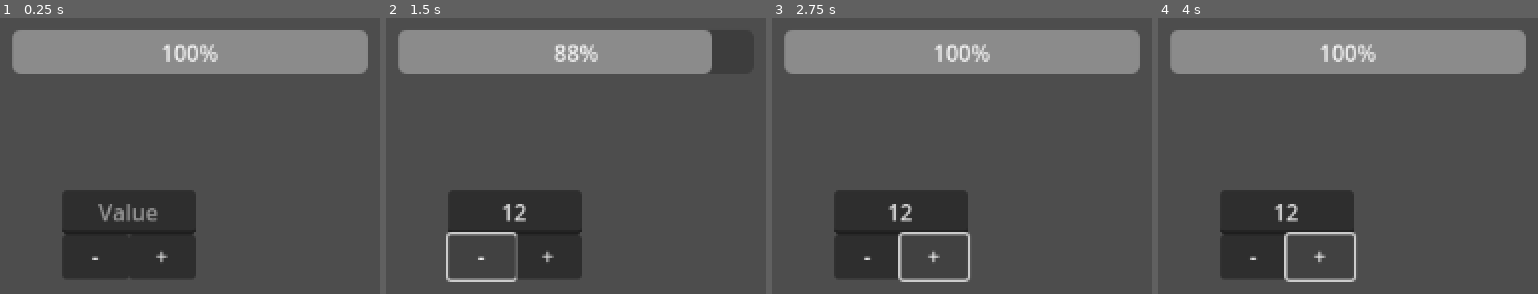
Above: before the commit, frames 1-4 (left to right).
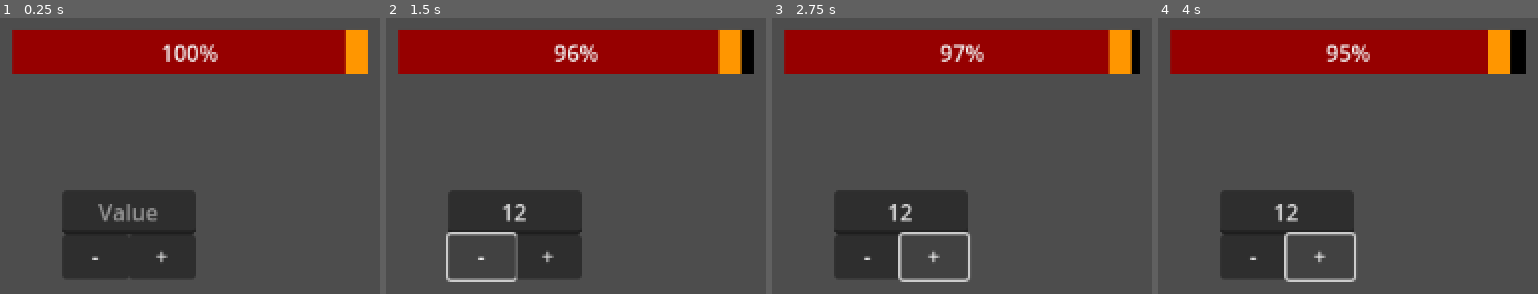
Above: after the commit, the same moments.

Repository: Xanmal877/The-Runic-Isles-MVM-28
Game: Godot game, scene res://scenes/test.tscn
Two runs of this game, one before a commit and one after it. Both use one fixed random seed, a clock stepped at 60 frames per second and the inputs below.
Inputs (mouse positions are in pixels of both pictures, inside the frame that each line leads up to):
- Up to frame 1 (0.25 s): no input
- Up to frame 2 (1.5 s): click (515, 213) at 0.52 s; type "12" at 0.6 s; click "-" at 1.25 s
- Up to frame 3 (2.75 s): click "+" at 2 s
- Up to frame 4 (4 s): click "-" at 2.75 s; click "+" at 3.5 s

The runs differ from the first frame. In frame 1, 15% of the frame differs, in the area x 3-97%, y 4-21%; in frame 2, 15%; in frame 3, 15%; in frame 4, 15%.

Commit message:
tweening issue

Diff:
--- a/scenes/health_bar.tscn
+++ b/scenes/health_bar.tscn
@@ -1,8 +1,44 @@
-[gd_scene load_steps=2 format=3 uid="uid://cu0hqe6xuoenb"]
+[gd_scene load_steps=6 format=3 uid="uid://cu0hqe6xuoenb"]
 
 [ext_resource type="Script" path="res://scripts/health_bar.gd" id="1_768f6"]
 
-[node name="HealthBar" type="ProgressBar"]
+[sub_resource type="StyleBoxFlat" id="StyleBoxFlat_tcja2"]
+bg_color = Color(0, 0, 0, 1)
+corner_detail = 1
+
+[sub_resource type="StyleBoxFlat" id="StyleBoxFlat_an5yj"]
+bg_color = Color(0.588235, 0, 0, 1)
+corner_detail = 1
+
+[sub_resource type="StyleBoxFlat" id="StyleBoxFlat_dkocu"]
+bg_color = Color(0.6, 0.6, 0.6, 0)
+
+[sub_resource type="StyleBoxFlat" id="StyleBoxFlat_j3877"]
+bg_color = Color(1, 0.588235, 0, 1)
+
+[node name="HealthBar" type="Control"]
+layout_mode = 3
+anchors_preset = 0
 offset_right = 256.0
 offset_bottom = 32.0
 script = ExtResource("1_768f6")
+
+[node name="Health" type="ProgressBar" parent="."]
+layout_mode = 0
+offset_right = 256.0
+offset_bottom = 32.0
+theme_override_styles/background = SubResource("StyleBoxFlat_tcja2")
+theme_override_styles/fill = SubResource("StyleBoxFlat_an5yj")
+value = 100.0
+
+[node name="Alteration" type="ProgressBar" parent="."]
+layout_mode = 0
+offset_left = 256.0
+offset_top = 32.0
+offset_right = 272.0
+offset_bottom = 64.0
+scale = Vector2(-1, -1)
+theme_override_styles/background = SubResource("StyleBoxFlat_dkocu")
+theme_override_styles/fill = SubResource("StyleBoxFlat_j3877")
+value = 100.0
+show_percentage = false
--- a/scripts/health_bar.gd
+++ b/scripts/health_bar.gd
@@ -1,8 +1,25 @@
-extends ProgressBar
+extends Control
 
-@onready var parent = get_parent()
+@onready var Parent     = get_parent()
+@onready var Health     = $Health
+@onready var Alteration = $Alteration
+
+@onready var parent_health_ratio : float = Parent.current_health / Parent.max_health
+@onready var bar_health_ratio    : float = Health.size.x / Health.value
+
+func alteration_position() -> Vector2:
+	var _parent_health_ratio : float = Parent.current_health / Parent.max_health
+	return Vector2(Health.size.x * _parent_health_ratio, Health.position.y + Health.size.y)
 
 func _process(delta):
-	max_value = parent.max_health
-	min_value = 0
-	value     = parent.current_health
+
+	var tween_health_value = create_tween()
+	var tween_alteration_position = create_tween()
+	Health.max_value = Parent.max_health
+	Health.min_value = 0
+
+	tween_health_value.tween_property(Health    , "value"   , Parent.current_health, 1)
+	tween_alteration_position.tween_property(Alteration, "position", alteration_position(), 1)
+
+	Alteration.max_value = Parent.current_health - Health.value
+	Alteration.value = Parent.current_health - Health.value
